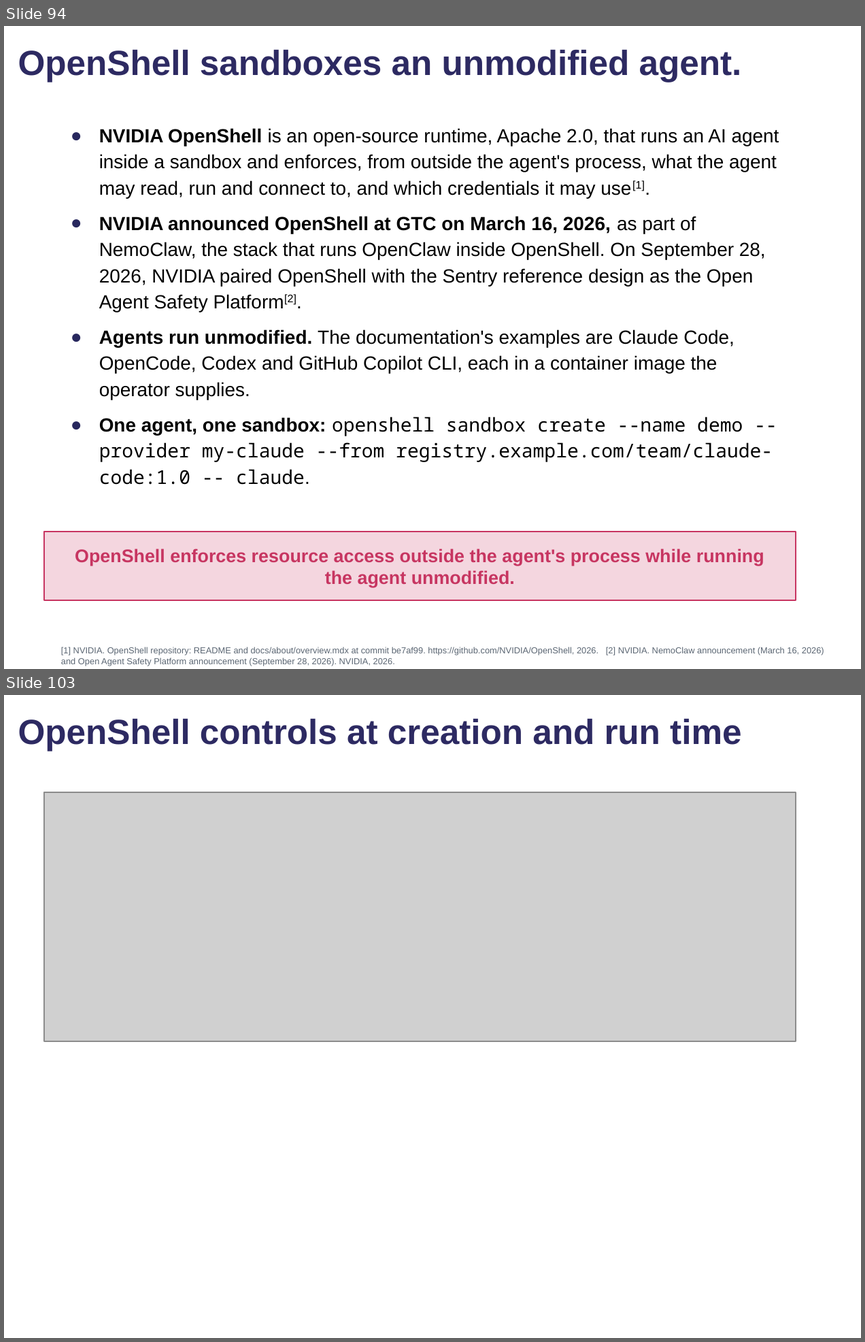
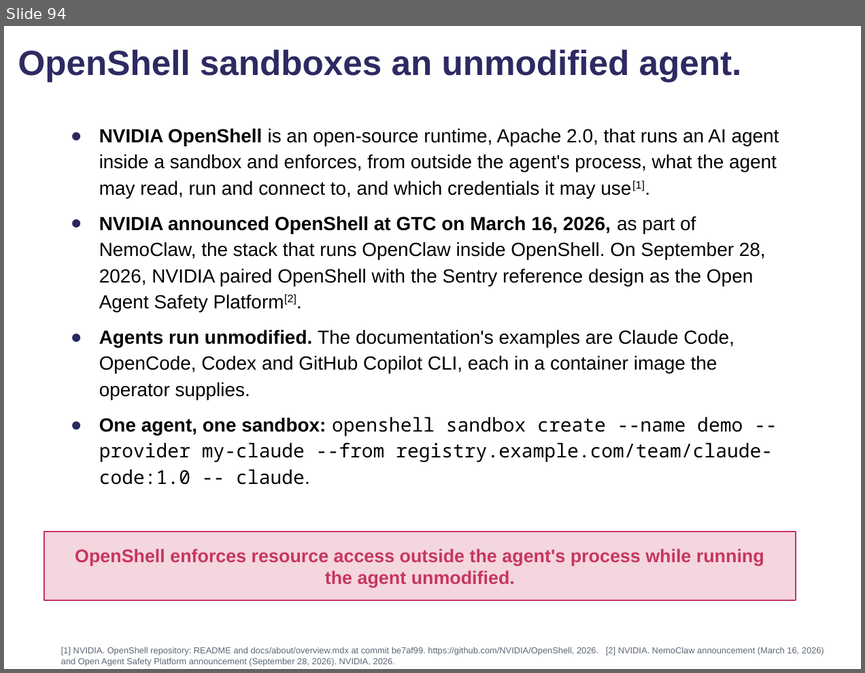
Before and after one commit to comse6998-019/lectures, a slide deck: lecture-6--2026-10-16/lecture6.pptx. Shown one above the other, each under a label of ours: slides 94 and 103 before the commit, slide 94 after it; the slides between them are not shown. The pictures are 865x1342 and 865x673 pixels, drawn with LibreOffice and Linux fonts; fonts in the diff are those of the drawing; grey boxes stand for pictures; background and template pictures are left out. Boxes give left, top, right and bottom in pixels: in the first picture for what was removed or moved away, otherwise in the second. Text is boxed around its words. In the diff, an @@ line names an element or a change of style, - is before the commit and + after.

Commit message:
Lecture 6: OpenShell segment rebuilt from first principles with Cyberbird as the running example, spliced and installed

```diff
--- a/lecture-6--2026-10-16/lecture6.pptx
+++ b/lecture-6--2026-10-16/lecture6.pptx
@@ slide 103 removed at bbox=[4, 695, 861, 1338], background #FFFFFF @@
@@ title removed at bbox=[18, 718, 741, 751] @@
-OpenShell controls at creation and run time
@@ picture removed at bbox=[44, 792, 796, 1041] @@
```
Also in this commit, not shown: 11 slides changed, 94 slides added, 35 other slides removed.
